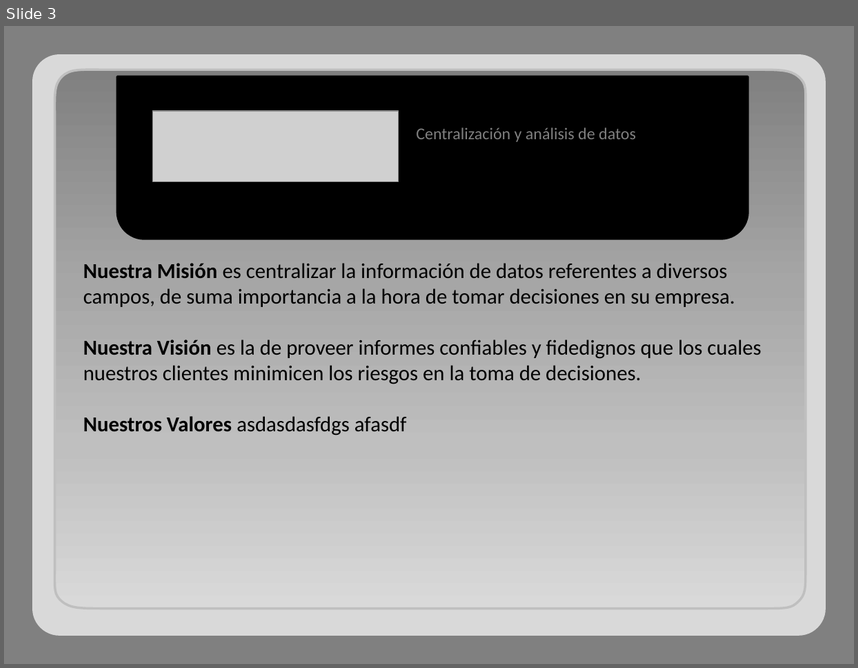
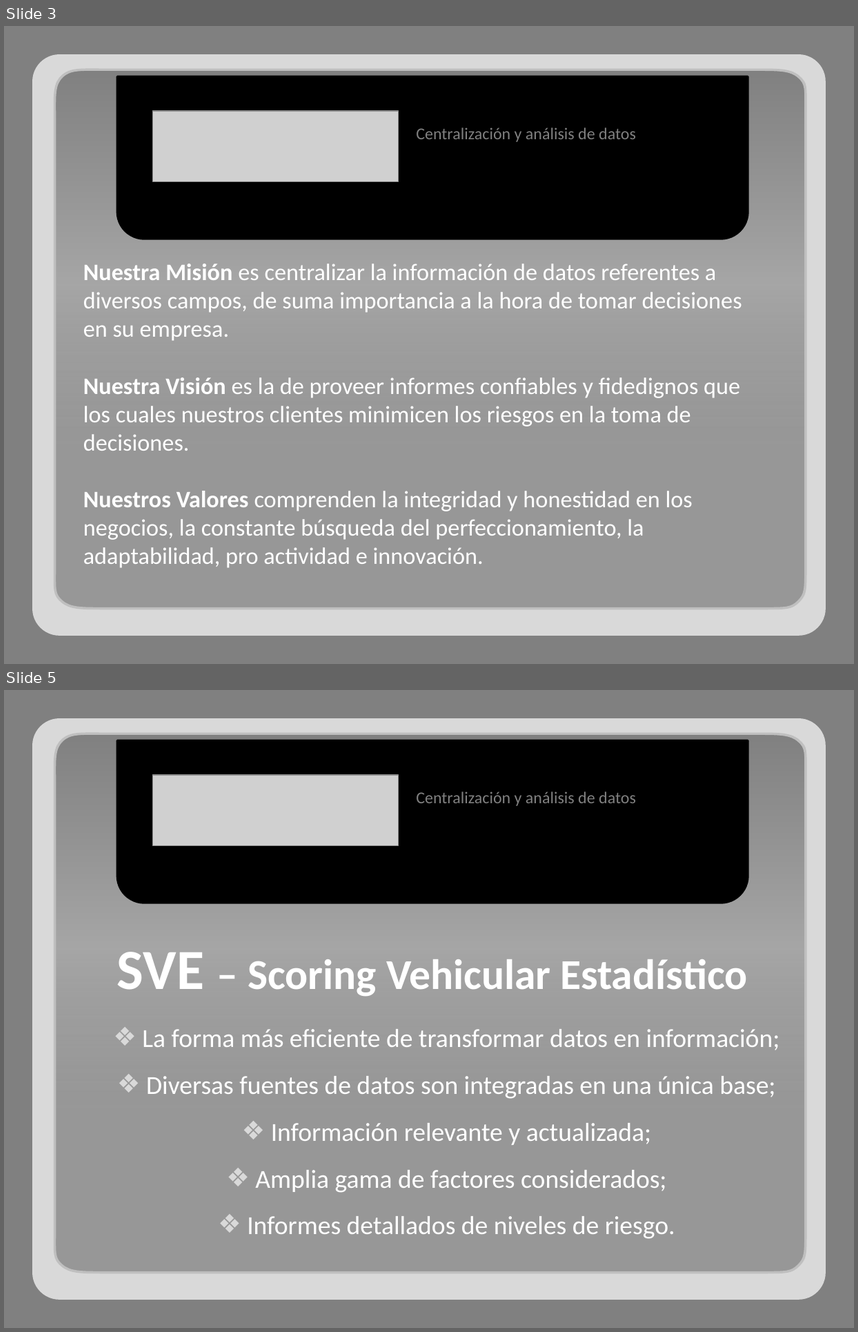
Before and after one commit to adrianachelotti/tallerdesarrollo1ero2011, a slide deck: Presentacion/Comercial/Presentacion Comercial.pptx. Shown one above the other, each under a label of ours: slide 3 before the commit, slides 3 and 5 after it; the slides between them are not shown. The pictures are 858x668 and 858x1332 pixels, drawn with LibreOffice and Linux fonts; fonts in the diff are those of the drawing; grey boxes stand for pictures. Boxes give left, top, right and bottom in pixels: in the first picture for what was removed or moved away, otherwise in the second. Text is boxed around its words. In the diff, an @@ line names an element or a change of style, - is before the commit and + after.

```diff
--- a/Presentacion/Comercial/Presentacion Comercial.pptx
+++ b/Presentacion/Comercial/Presentacion Comercial.pptx
@@ slide 5 added at [4, 690, 854, 1328], background #808080 @@
@@ freeform shape added at [53, 733, 806, 1272], fill gradient #808080 to #A6A6A6, outline #BFBFBF 2 pt @@
@@ round same rect added at [117, 741, 748, 903], fill #000000, outline #000000 2 pt @@
@@ picture added at [153, 775, 399, 845] @@
@@ text added at [416, 791, 636, 806], 14 pt, text #808080 @@
+Centralización y análisis de datos
@@ text added at [117, 952, 747, 996], 36 pt, text #FFFFFF, bold @@
+SVE – Scoring Vehicular Estadístico
@@ text added at [142, 1029, 780, 1239], 22 pt, text #FFFFFF @@
+❖ La forma más eficiente de transformar datos en información;
+❖ Diversas fuentes de datos son integradas en una única base;
+❖ Información relevante y actualizada;
+❖ Amplia gama de factores considerados;
+❖ Informes detallados de niveles de riesgo.
@@ group added at [32, 718, 826, 1299]: 5 rounded rectangles @@
@@ slide 3 changed as well @@
@@ freeform shape at [53, 69, 806, 608]: fill gradient #808080 to #A6A6A6 to #BFBFBF to #D9D9D9 to gradient #808080 to #A6A6A6 @@
@@ text at [83, 263, 742, 450]: size 18 to 20 pt, text colour #000000 to #FFFFFF in "Nuestra Misión es centralizar la información de ...", "Nuestra Visión es la de proveer informes ..." @@
@@ text at [83, 490, 693, 568]: text changed; size 18 to 20 pt; text colour #000000 to #FFFFFF @@
-Nuestros Valores asdasdasfdgs afasdf
+Nuestros Valores comprenden la integridad y honestidad en los negocios, la constante búsqueda del perfeccionamiento, la adaptabilidad, pro actividad e innovación.
```
Also in this commit, not shown: 2 other slides changed, 2 other slides added.
